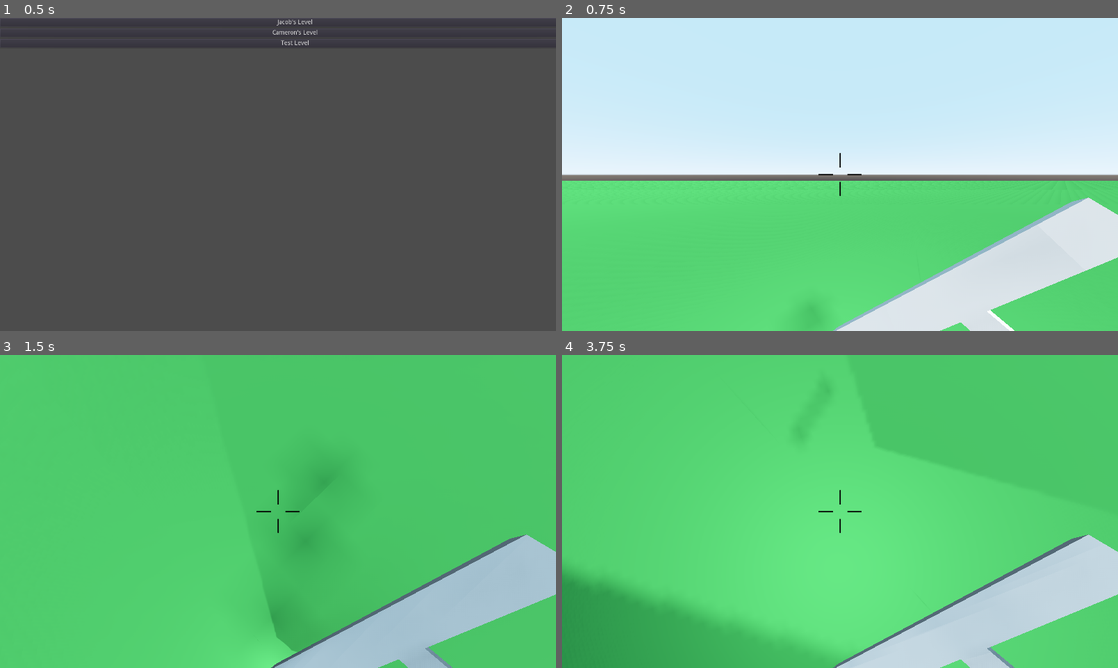
Above: before the commit, frames 1-4 (two rows, left to right).
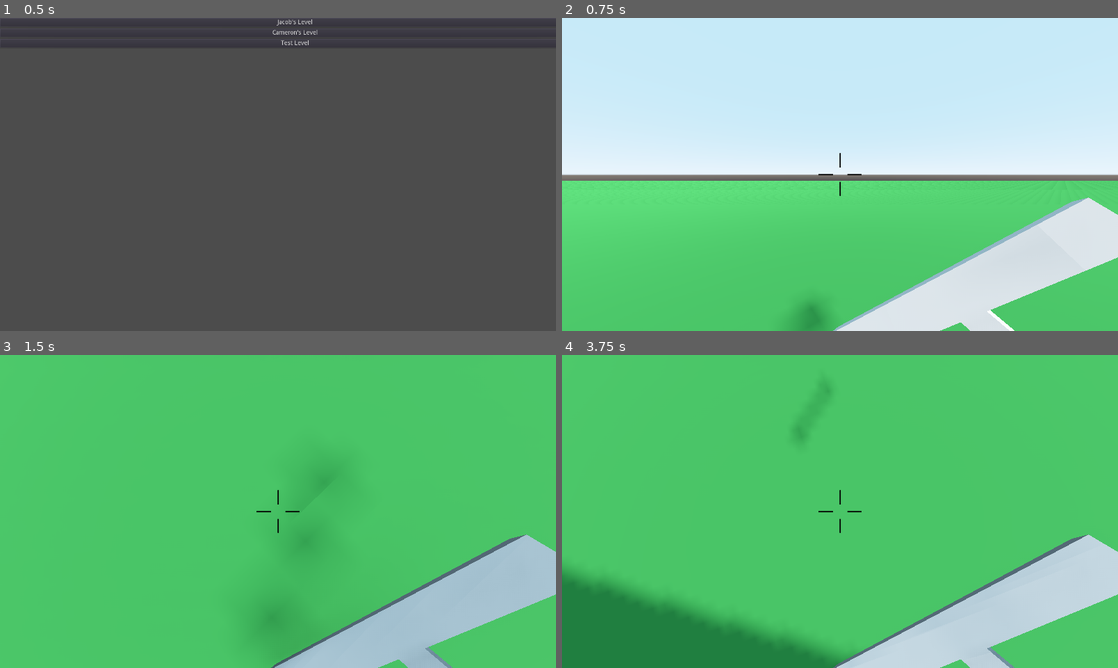
Above: after the commit, the same moments.

Repository: camgrodgers/senior-fps
Game: Godot game, scene res://Main.tscn
The game is run twice, just before and just after one commit, with the same random seed, the same clock (stepped at 60 frames per second) and the same inputs.
Inputs (mouse positions are in pixels of both pictures, inside the frame that each line leads up to):
- Up to frame 1 (0.5 s): no input
- Up to frame 2 (0.75 s): click "Jacob's Level" at 0.5 s
- Up to frame 3 (1.5 s): tap Enter at 1.25 s; move the mouse to (305, 511) at 1.27 s; hold Up (move_forward) from 1.28 s (still down); tap C (crouch) at 1.35 s
- Up to frame 4 (3.75 s): keep holding Up (move_forward); tap Space (jump) at 1.52, 2.27, 3.5 s; move the mouse to (812, 511) at 2.02 s; tap E (interact) at 2.1 s; move the mouse to (851, 505) at 2.77 s; hold Shift (sprint) 2.78-3.53 s; move the mouse to (834, 517) at 3.52 s; click (834, 517) at 3.6 s

Frame 1 is identical in both runs. In frame 2, 1.4% of the frame differs, in the area x 35-56%, y 87-100%; in frame 3, 1.3%; in frame 4, 27%, in the area x 2-70%, y 11-100%.

Commit message:
Muzzle flash off by default

Diff:
--- a/Equippables/TestGun.tscn
+++ b/Equippables/TestGun.tscn
@@ -46,7 +46,6 @@
 "update": 1,
 "values": [ true, false ]
 }
-
 tracks/3/type = "audio"
 tracks/3/path = NodePath("AudioStreamPlayer")
 tracks/3/interp = 1
@@ -65,7 +64,6 @@
 } ],
 "times": PoolRealArray( 0, 0.03 )
 }
-
 
 [sub_resource type="Animation" id=3]
 length = 0.15
@@ -113,6 +111,7 @@
 
 [node name="OmniLight" type="OmniLight" parent="."]
 transform = Transform( 1, 0, 0, 0, 1, 6.33299e-08, 0, 0, 1, 0, -0.00617431, -0.767362 )
+visible = false
 shadow_enabled = true
 omni_range = 10.0
 
